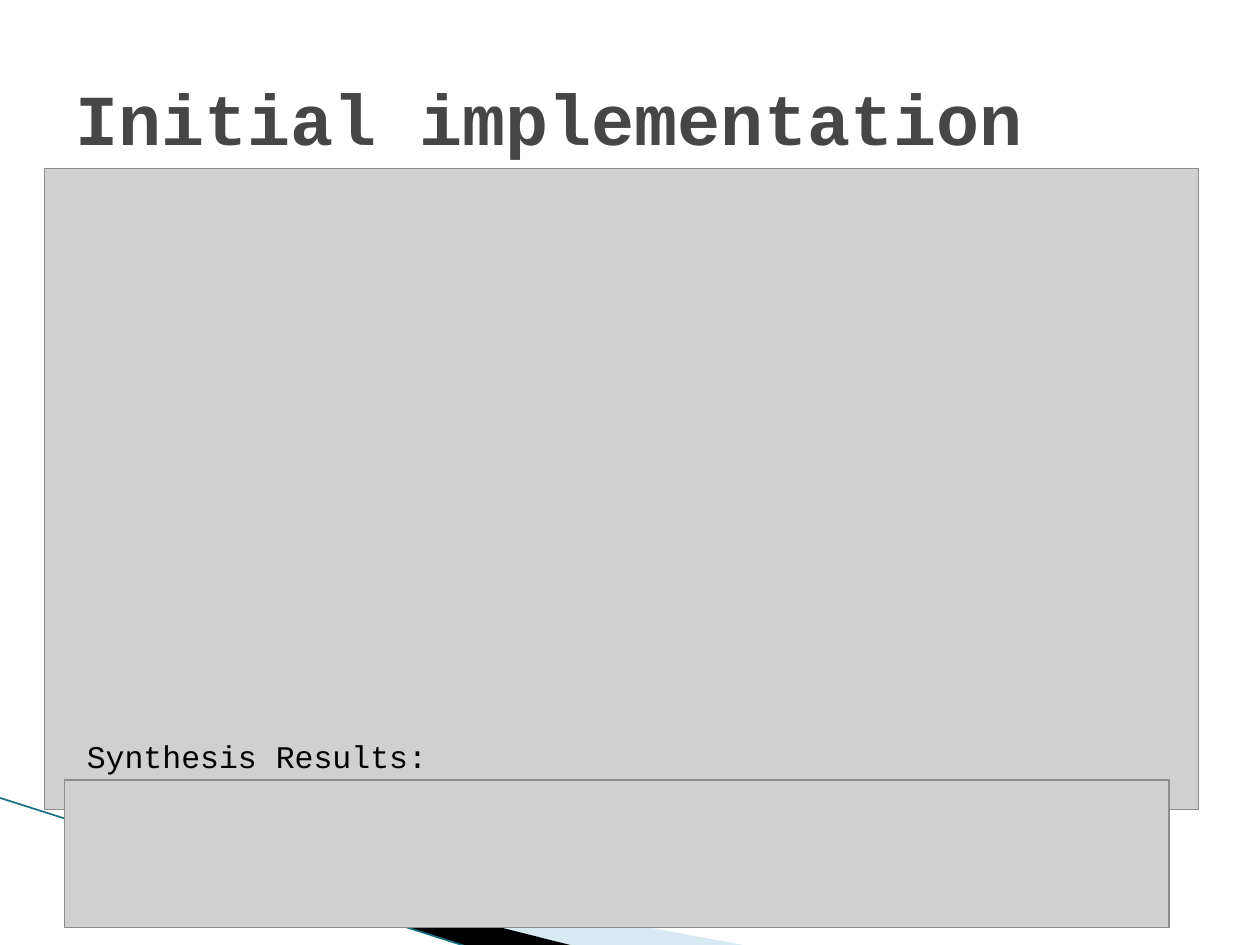
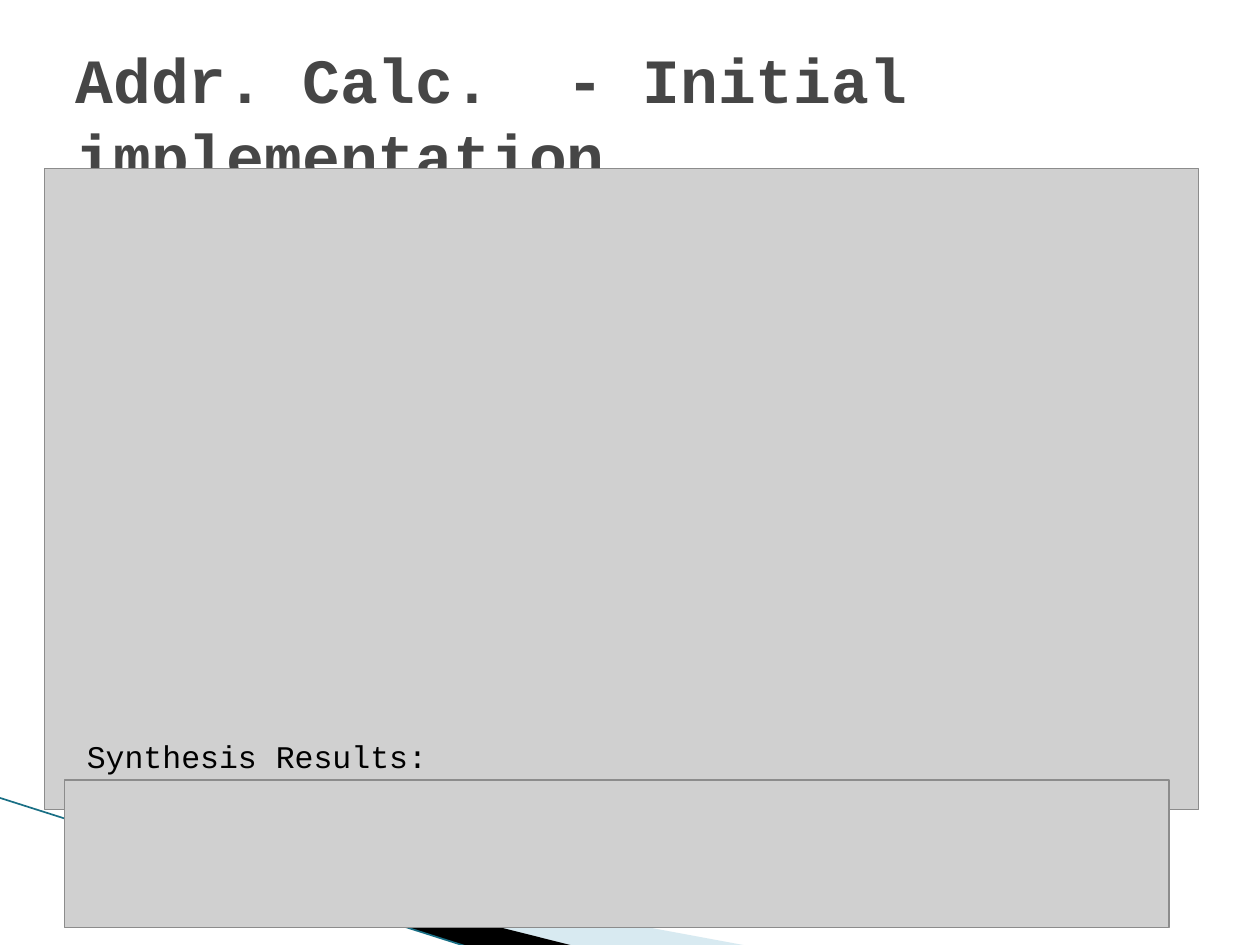
Before and after one commit to shizzz88/image-rotation-technion-ee, a slide deck: slide 22 of Presentation/Final_part_A_Presentation.pptx. Drawn at 1260x945 pixels with LibreOffice and Linux fonts; fonts in the diff are those of the drawing; grey boxes stand for pictures; background and template pictures are left out. Boxes give left, top, right and bottom in pixels: in the first picture for what was removed or moved away, otherwise in the second. Text is boxed around its words. In the diff, an @@ line names an element or a change of style, - is before the commit and + after.

```diff
--- a/Presentation/Final_part_A_Presentation.pptx
+++ b/Presentation/Final_part_A_Presentation.pptx
@@ title at (x1=75, y1=59, x2=907, y2=169): text changed; size 41 to 36 pt @@
-Initial implementation
+Addr. Calc. - Initial implementation
```
Also in this commit, not shown: 2 other slides changed, 6 slides added, 2 other files.
